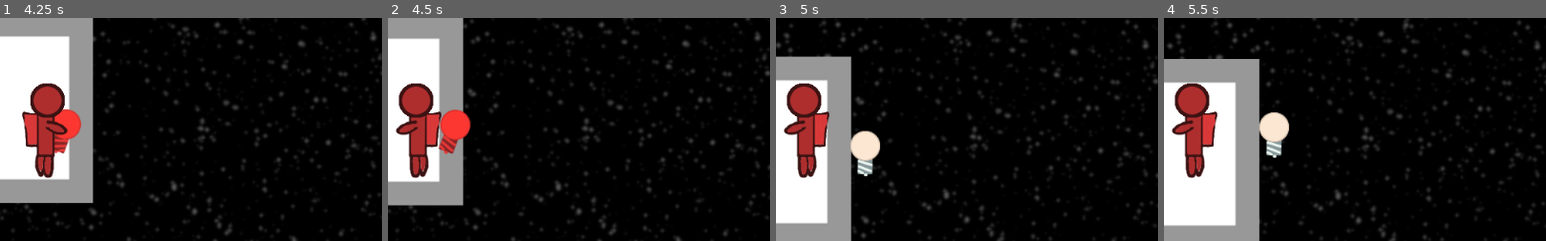
Above: before the commit, frames 1-4 (left to right).
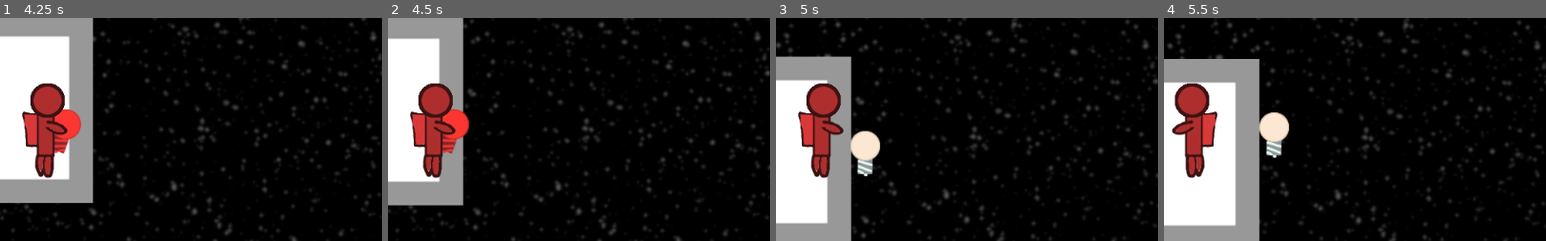
Above: after the commit, the same moments.

Repository: thecyberwraith/cb-gamejam-2021
Game: Godot game, scene res://Menus/MainMenu.tscn
Two runs of this game, one before a commit and one after it. Both use one fixed random seed, a clock stepped at 60 frames per second and the inputs below.
Inputs:
- Up to frame 1 (4.25 s): click "Levels" at 0.5 s; click "Play" at 1.25 s; hold Right (ui_right) 2.03-2.78 s; tap Space (ui_select) at 2.27, 3.02 s; hold Down (ui_down) 2.78-3.53 s; hold Right (ui_right) from 3.53 s (still down)
- Up to frame 2 (4.5 s): release Right (ui_right) at 4.28 s; hold Up (ui_up) from 4.28 s (still down)
- Up to frame 3 (5 s): keep holding Up (ui_up); tap Space (ui_select) at 4.52 s
- Up to frame 4 (5.5 s): release Up (ui_up) at 5.03 s; hold Left (ui_left) from 5.03 s (still down); tap Space (ui_select) at 5.27 s
The pictures show only the part of the screen within x 46-96%, y 25-75%; the shares and areas given below are measured in that part.

Frame 1 is identical in both runs. In frame 2, 4.6% of the frame differs, in the area x 2-22%, y 29-72%; in frame 3, 4.3%; in frame 4, nothing differs.

Commit message:
Fixed astronaut flip jittering.

Diff:
--- a/Characters/Astronaut/Astronaut.gd
+++ b/Characters/Astronaut/Astronaut.gd
@@ -42,19 +42,19 @@
 
 	return mount
 
-func handle_process(_delta):
-	handle_movement(_delta)
-	handle_interactions()
+func _process(_delta):
+	# This is just for drawing, not for interacting
+	var proper_flip: bool = sprite.flip_h
 
-func handle_movement(_delta):
-	var direction: Vector2 = _get_input_direction()
+	if sprite.flip_h and linear_velocity.x < 0:
+		proper_flip = false
+	elif !sprite.flip_h and linear_velocity.x > 0:
+		proper_flip = true
 
-	if direction.length_squared() > 0:
-		apply_impulse(Vector2(0,0), direction*force)
+	sprite.flip_h = proper_flip
 
-	sprite.flip_h = linear_velocity.x > 0
 	if !empty_handed() and current_interaction.has_method('get_sprite'):
-		current_interaction.get_sprite().flip_h = linear_velocity.x > 0
+		current_interaction.get_sprite().flip_h = proper_flip
 
 	if linear_velocity.x > 0 and left_mount.get_child_count() > 0:
 		var mount = left_mount.get_child(0)
@@ -64,6 +64,17 @@
 		var mount = right_mount.get_child(0)
 		right_mount.remove_child(mount)
 		left_mount.add_child(mount)
+
+func handle_process(_delta):
+	# This is just for interacting, not for drawing
+	handle_movement(_delta)
+	handle_interactions()
+
+func handle_movement(_delta):
+	var direction: Vector2 = _get_input_direction()
+
+	if direction.length_squared() > 0:
+		apply_impulse(Vector2(0,0), direction*force)
 
 func handle_interactions():
 	var next_interactable = interaction_tracker.find_first_active_interactable(self)
